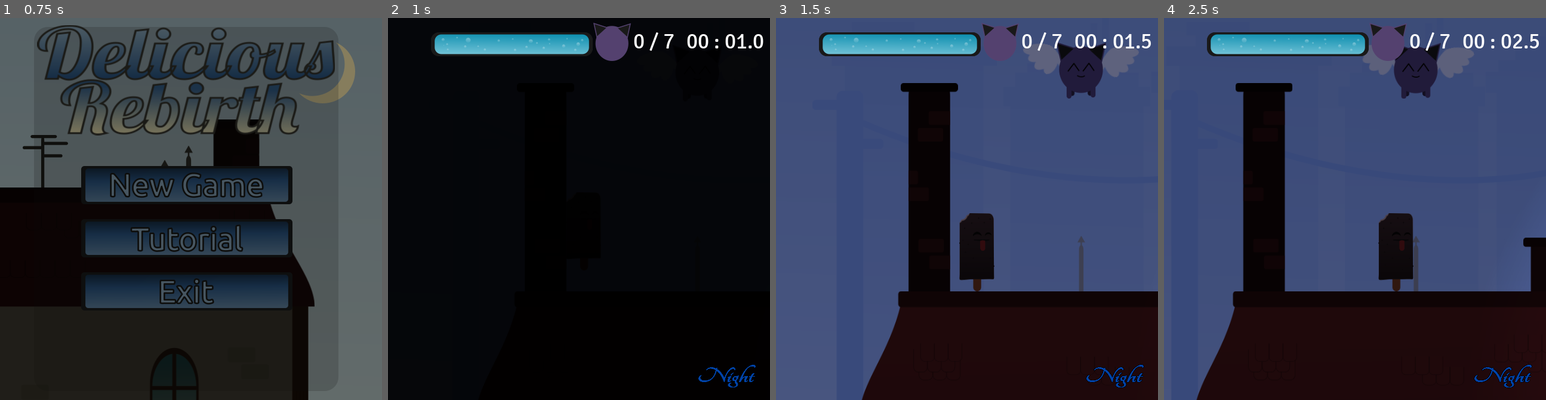
Above: before the commit, frames 1-4 (left to right).
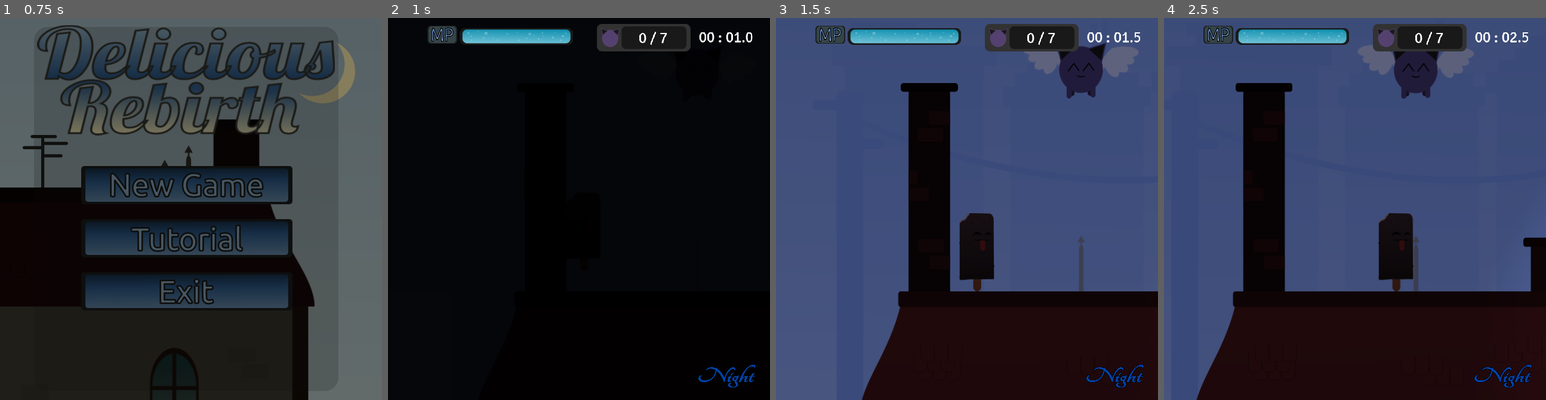
Above: after the commit, the same moments.

Repository: GodRabbit/DeliciousRebirth
Game: Godot game, scene res://scenes/gui/main_manu.tscn
The game is run twice, just before and just after one commit, with the same random seed, the same clock (stepped at 60 frames per second) and the same inputs.
Inputs (mouse positions are in pixels of both pictures, inside the frame that each line leads up to):
- Up to frame 1 (0.75 s): click (187, 186) at 0.5 s
- Up to frame 2 (1 s): no input
- Up to frame 3 (1.5 s): tap Enter (ui_accept) at 1.25 s; hold Right (ui_right) from 1.28 s (still down)
- Up to frame 4 (2.5 s): keep holding Right (ui_right); tap Enter (ui_accept) at 1.52, 2.27 s

Frame 1 is identical in both runs. In frame 2, 4.0% of the frame differs, in the area x 10-99%, y 1-12%; in frame 3, 5.0%; in frame 4, 5.1%.

Commit message:
Gui style + hidden cats

Diff:
--- a/scenes/gui/hud.tscn
+++ b/scenes/gui/hud.tscn
@@ -1,13 +1,14 @@
-[gd_scene load_steps=7 format=2]
+[gd_scene load_steps=8 format=2]
 
 [ext_resource path="res://scripts/gui/hud.gd" type="Script" id=1]
-[ext_resource path="res://images/gui/mp_empty.png" type="Texture" id=2]
-[ext_resource path="res://images/gui/mp_full.png" type="Texture" id=3]
-[ext_resource path="res://images/gui/hppy_cat_icon.png" type="Texture" id=4]
-[ext_resource path="res://themes/gui_labels.tres" type="Theme" id=5]
-[ext_resource path="res://images/gui/night_label.png" type="Texture" id=6]
+[ext_resource path="res://images/gui/night_label.png" type="Texture" id=2]
+[ext_resource path="res://images/gui/mp_empty.png" type="Texture" id=3]
+[ext_resource path="res://images/gui/mp_full.png" type="Texture" id=4]
+[ext_resource path="res://images/gui/mp_label.png" type="Texture" id=5]
+[ext_resource path="res://images/gui/kitten_house.png" type="Texture" id=6]
+[ext_resource path="res://themes/gui_labels.tres" type="Theme" id=7]
 
-[node name="hud" type="CanvasLayer"]
+[node name="hud" type="CanvasLayer" index="0"]
 
 layer = 1
 offset = Vector2( 0, 0 )
@@ -16,7 +17,31 @@
 transform = Transform2D( 1, 0, 0, 1, 0, 0 )
 script = ExtResource( 1 )
 
-[node name="mp_progress" type="TextureProgress" parent="." index="0"]
+[node name="time_of_day_label" type="Sprite" parent="." index="0"]
+
+position = Vector2( 568, 600 )
+scale = Vector2( 0.244032, 0.185366 )
+texture = ExtResource( 2 )
+
+[node name="top_control" type="Control" parent="." index="1"]
+
+anchor_left = 0.0
+anchor_top = 0.0
+anchor_right = 0.0
+anchor_bottom = 0.0
+margin_left = 70.0
+margin_right = 110.0
+margin_bottom = 40.0
+rect_scale = Vector2( 0.7, 0.7 )
+rect_pivot_offset = Vector2( 0, 0 )
+rect_clip_content = false
+mouse_filter = 0
+mouse_default_cursor_shape = 0
+size_flags_horizontal = 1
+size_flags_vertical = 1
+_sections_unfolded = [ "Rect" ]
+
+[node name="mp_progress" type="TextureProgress" parent="top_control" index="0"]
 
 anchor_left = 0.0
 anchor_top = 0.0
@@ -39,42 +64,30 @@
 value = 75.0
 exp_edit = false
 rounded = false
-texture_under = ExtResource( 2 )
+texture_under = ExtResource( 3 )
 texture_over = null
-texture_progress = ExtResource( 3 )
+texture_progress = ExtResource( 4 )
 radial_fill_degrees = 360.0
 radial_center_offset = Vector2( 0, 0 )
 nine_patch_stretch = false
 _sections_unfolded = [ "Textures" ]
 
-[node name="Label" type="Label" parent="mp_progress" index="0"]
+[node name="Sprite" type="Sprite" parent="top_control/mp_progress" index="0"]
+
+position = Vector2( -42, 16 )
+scale = Vector2( 0.379679, 0.457447 )
+texture = ExtResource( 5 )
+
+[node name="main_container" type="HBoxContainer" parent="top_control" index="1"]
 
 anchor_left = 0.0
 anchor_top = 0.0
 anchor_right = 0.0
 anchor_bottom = 0.0
-margin_right = 40.0
-margin_bottom = 14.0
-rect_pivot_offset = Vector2( 0, 0 )
-rect_clip_content = false
-mouse_filter = 2
-mouse_default_cursor_shape = 0
-size_flags_horizontal = 1
-size_flags_vertical = 4
-percent_visible = 1.0
-lines_skipped = 0
-max_lines_visible = -1
-
-[node name="main_container" type="HBoxContainer" parent="." index="1"]
-
-anchor_left = 0.0
-anchor_top = 0.0
-anchor_right = 0.0
-anchor_bottom = 0.0
-margin_left = 344.0
-margin_top = 8.0
-margin_right = 624.0
-margin_bottom = 72.0
+margin_left = 400.0
+margin_top = 14.0
+margin_right = 754.0
+margin_bottom = 80.0
 rect_pivot_offset = Vector2( 0, 0 )
 rect_clip_content = false
 mouse_filter = 1
@@ -85,88 +98,66 @@
 alignment = 1
 _sections_unfolded = [ "Anchor", "custom_constants" ]
 
-[node name="happy_cats_container" type="HBoxContainer" parent="main_container" index="0"]
+[node name="cat_container" type="TextureRect" parent="top_control/main_container" index="0"]
 
 anchor_left = 0.0
 anchor_top = 0.0
 anchor_right = 0.0
 anchor_bottom = 0.0
-margin_left = 7.0
-margin_right = 143.0
-margin_bottom = 64.0
+margin_right = 224.0
+margin_bottom = 66.0
 rect_pivot_offset = Vector2( 0, 0 )
 rect_clip_content = false
 mouse_filter = 1
 mouse_default_cursor_shape = 0
 size_flags_horizontal = 1
 size_flags_vertical = 1
-alignment = 0
+texture = ExtResource( 6 )
+stretch_mode = 0
+_sections_unfolded = [ "Rect" ]
 
-[node name="TextureRect" type="TextureRect" parent="main_container/happy_cats_container" index="0"]
+[node name="happy_cats_label" type="Label" parent="top_control/main_container/cat_container" index="0"]
 
 anchor_left = 0.0
 anchor_top = 0.0
 anchor_right = 0.0
 anchor_bottom = 0.0
-margin_right = 63.0
-margin_bottom = 64.0
-rect_pivot_offset = Vector2( 0, 0 )
-rect_clip_content = false
-mouse_filter = 1
-mouse_default_cursor_shape = 0
-size_flags_horizontal = 1
-size_flags_vertical = 1
-texture = ExtResource( 4 )
-stretch_mode = 0
-
-[node name="happy_cats_label" type="Label" parent="main_container/happy_cats_container" index="1"]
-
-anchor_left = 0.0
-anchor_top = 0.0
-anchor_right = 0.0
-anchor_bottom = 0.0
-margin_left = 67.0
-margin_top = 9.0
-margin_right = 136.0
-margin_bottom = 54.0
+margin_left = 100.0
+margin_top = 12.0
+margin_right = 169.0
+margin_bottom = 57.0
 rect_pivot_offset = Vector2( 0, 0 )
 rect_clip_content = false
 mouse_filter = 2
 mouse_default_cursor_shape = 0
 size_flags_horizontal = 1
 size_flags_vertical = 4
-theme = ExtResource( 5 )
+theme = ExtResource( 7 )
 text = "0 / 7"
 percent_visible = 1.0
 lines_skipped = 0
 max_lines_visible = -1
 _sections_unfolded = [ "Theme" ]
 
-[node name="timer_label" type="Label" parent="main_container" index="1"]
+[node name="timer_label" type="Label" parent="top_control/main_container" index="1"]
 
 anchor_left = 0.0
 anchor_top = 0.0
 anchor_right = 0.0
 anchor_bottom = 0.0
-margin_left = 163.0
-margin_top = 9.0
-margin_right = 273.0
-margin_bottom = 54.0
+margin_left = 244.0
+margin_top = 10.0
+margin_right = 354.0
+margin_bottom = 55.0
 rect_pivot_offset = Vector2( 0, 0 )
 rect_clip_content = false
 mouse_filter = 2
 mouse_default_cursor_shape = 0
 size_flags_horizontal = 1
 size_flags_vertical = 4
-theme = ExtResource( 5 )
+theme = ExtResource( 7 )
 text = "00:12.6"
 percent_visible = 1.0
 lines_skipped = 0
 max_lines_visible = -1
 _sections_unfolded = [ "Theme" ]
-
-[node name="time_of_day_label" type="Sprite" parent="." index="2"]
-
-position = Vector2( 568, 600 )
-scale = Vector2( 0.244032, 0.185366 )
-texture = ExtResource( 6 )
--- a/scenes/main_scene.tscn
+++ b/scenes/main_scene.tscn
@@ -15,10 +15,10 @@
 [ext_resource path="res://scenes/obstacles/chimney.tscn" type="PackedScene" id=13]
 [ext_resource path="res://scenes/obstacles/street_lamp.tscn" type="PackedScene" id=14]
 [ext_resource path="res://scenes/obstacles/platform.tscn" type="PackedScene" id=15]
-[ext_resource path="res://scenes/obstacles/fence_pole.tscn" type="PackedScene" id=16]
-[ext_resource path="res://scenes/obstacles/flame_ball.tscn" type="PackedScene" id=17]
-[ext_resource path="res://scenes/obstacles/high_chimney.tscn" type="PackedScene" id=18]
-[ext_resource path="res://scenes/obstacles/vanish_platform.tscn" type="PackedScene" id=19]
+[ext_resource path="res://scenes/obstacles/vanish_platform.tscn" type="PackedScene" id=16]
+[ext_resource path="res://scenes/obstacles/fence_pole.tscn" type="PackedScene" id=17]
+[ext_resource path="res://scenes/obstacles/flame_ball.tscn" type="PackedScene" id=18]
+[ext_resource path="res://scenes/obstacles/high_chimney.tscn" type="PackedScene" id=19]
 [ext_resource path="res://scenes/roof_top.tscn" type="PackedScene" id=20]
 [ext_resource path="res://scenes/happy_kitten.tscn" type="PackedScene" id=21]
 [ext_resource path="res://scenes/golden_kitten.tscn" type="PackedScene" id=22]
@@ -180,7 +180,7 @@
 } ]
 }
 
-[node name="main_scene" type="Node2D" index="0"]
+[node name="main_scene" type="Node2D"]
 
 pause_mode = 2
 modulate = Color( 0.980601, 0.951054, 0.792143, 1 )
@@ -212,7 +212,13 @@
 scale = Vector2( 1.73862, 1 )
 texture = ExtResource( 3 )
 
-[node name="back_city" type="Node2D" parent="." index="4"]
+[node name="higher_skies2" type="Sprite" parent="." index="4"]
+
+position = Vector2( 1790, -560 )
+scale = Vector2( 1.73862, 1 )
+texture = ExtResource( 3 )
+
+[node name="back_city" type="Node2D" parent="." index="5"]
 
 editor/display_folded = true
 
@@ -377,7 +383,7 @@
 position = Vector2( 6680, 990 )
 texture = ExtResource( 10 )
 
-[node name="roads" type="Node2D" parent="." index="5"]
+[node name="roads" type="Node2D" parent="." index="6"]
 
 pause_mode = 1
 editor/display_folded = true
@@ -404,7 +410,7 @@
 
 position = Vector2( 5110, 1370 )
 
-[node name="insta_death_platforms" type="Node2D" parent="." index="6"]
+[node name="insta_death_platforms" type="Node2D" parent="." index="7"]
 
 pause_mode = 1
 editor/display_folded = true
@@ -431,10 +437,9 @@
 
 position = Vector2( 4800, 760 )
 
-[node name="obstacles" type="Node2D" parent="." index="7"]
-
-pause_mode = 1
-editor/display_folded = true
+[node name="obstacles" type="Node2D" parent="." index="8"]
+
+pause_mode = 1
 _sections_unfolded = [ "Pause" ]
 
 [node name="chimney" parent="obstacles" index="0" instance=ExtResource( 13 )]
@@ -488,15 +493,35 @@
 
 position = Vector2( -2, 128 )
 
-[node name="platform6" parent="obstacles" index="8" instance=ExtResource( 15 )]
+[node name="platform10" parent="obstacles" index="8" instance=ExtResource( 15 )]
+
+position = Vector2( 2420, 60 )
+
+[node name="vanish_platform" parent="obstacles/platform10" index="2" instance=ExtResource( 16 )]
+
+position = Vector2( 0, 130 )
+
+[node name="platform11" parent="obstacles" index="9" instance=ExtResource( 15 )]
+
+position = Vector2( 2150, 60 )
+
+[node name="platform8" parent="obstacles/platform11" index="2" instance=ExtResource( 15 )]
+
+position = Vector2( 0, 140 )
+
+[node name="platform6" parent="obstacles" index="10" instance=ExtResource( 15 )]
 
 position = Vector2( 3980, 370 )
 
-[node name="platform7" parent="obstacles" index="9" instance=ExtResource( 15 )]
+[node name="platform8" parent="obstacles" index="11" instance=ExtResource( 15 )]
+
+position = Vector2( 1770, 130 )
+
+[node name="platform7" parent="obstacles" index="12" instance=ExtResource( 15 )]
 
 position = Vector2( 4520, 660 )
 
-[node name="platform5" parent="obstacles" index="10" instance=ExtResource( 15 )]
+[node name="platform5" parent="obstacles" index="13" instance=ExtResource( 15 )]
 
 position = Vector2( 3480, 790 )
 
@@ -510,20 +535,20 @@
 anims/left_right = SubResource( 2 )
 blend_times = [  ]
 
-[node name="fence_pole" parent="obstacles" index="11" instance=ExtResource( 16 )]
+[node name="fence_pole" parent="obstacles" index="14" instance=ExtResource( 17 )]
 
 position = Vector2( 630, 570 )
 
-[node name="fence_pole2" parent="obstacles" index="12" instance=ExtResource( 16 )]
+[node name="fence_pole2" parent="obstacles" index="15" instance=ExtResource( 17 )]
 
 position = Vector2( 2380, 620 )
 
-[node name="fence_pole_fireball" parent="obstacles" index="13" instance=ExtResource( 16 )]
+[node name="fence_pole_fireball" parent="obstacles" index="16" instance=ExtResource( 17 )]
 
 position = Vector2( 4310, 620 )
 _sections_unfolded = [ "Transform" ]
 
-[node name="flame_ball4" parent="obstacles/fence_pole_fireball" index="2" instance=ExtResource( 17 )]
+[node name="flame_ball4" parent="obstacles/fence_pole_fireball" index="2" instance=ExtResource( 18 )]
 
 position = Vector2( -40, -260 )
 
@@ -537,12 +562,12 @@
 anims/left_right = SubResource( 3 )
 blend_times = [  ]
 
-[node name="fence_pole_fireball2" parent="obstacles" index="14" instance=ExtResource( 16 )]
+[node name="fence_pole_fireball2" parent="obstacles" index="17" instance=ExtResource( 17 )]
 
 editor/display_folded = true
 position = Vector2( 5400, 620 )
 
-[node name="flame_ball4" parent="obstacles/fence_pole_fireball2" index="2" instance=ExtResource( 17 )]
+[node name="flame_ball4" parent="obstacles/fence_pole_fireball2" index="2" instance=ExtResource( 18 )]
 
 position = Vector2( -40, -260 )
 
@@ -556,12 +581,12 @@
 anims/left_right = SubResource( 4 )
 blend_times = [  ]
 
-[node name="fence_pole_fireball3" parent="obstacles" index="15" instance=ExtResource( 16 )]
+[node name="fence_pole_fireball3" parent="obstacles" index="18" instance=ExtResource( 17 )]
 
 editor/display_folded = true
 position = Vector2( 4890, 620 )
 
-[node name="flame_ball4" parent="obstacles/fence_pole_fireball3" index="2" instance=ExtResource( 17 )]
+[node name="flame_ball4" parent="obstacles/fence_pole_fireball3" index="2" instance=ExtResource( 18 )]
 
 position = Vector2( -40, -260 )
 
@@ -575,60 +600,61 @@
 anims/right_left = SubResource( 5 )
 blend_times = [  ]
 
-[node name="fence_pole3" parent="obstacles" index="16" instance=ExtResource( 16 )]
+[node name="fence_pole3" parent="obstacles" index="19" instance=ExtResource( 17 )]
 
 position = Vector2( 2510, 540 )
 
-[node name="high_chimney" parent="obstacles" index="17" instance=ExtResource( 18 )]
+[node name="high_chimney" parent="obstacles" index="20" instance=ExtResource( 19 )]
 
 position = Vector2( 310, 290 )
 
-[node name="high_chimney2" parent="obstacles" index="18" instance=ExtResource( 18 )]
+[node name="high_chimney2" parent="obstacles" index="21" instance=ExtResource( 19 )]
 
 position = Vector2( 5470, 330 )
 
-[node name="flame_ball" parent="obstacles" index="19" instance=ExtResource( 17 )]
+[node name="flame_ball" parent="obstacles" index="22" instance=ExtResource( 18 )]
 
 position = Vector2( 2340, 360 )
 
-[node name="flame_ball4" parent="obstacles" index="20" instance=ExtResource( 17 )]
+[node name="flame_ball4" parent="obstacles" index="23" instance=ExtResource( 18 )]
 
 position = Vector2( 2150, 580 )
 
-[node name="flame_ball2" parent="obstacles" index="21" instance=ExtResource( 17 )]
+[node name="flame_ball2" parent="obstacles" index="24" instance=ExtResource( 18 )]
 
 position = Vector2( 3400, 140 )
 
-[node name="flame_ball3" parent="obstacles" index="22" instance=ExtResource( 17 )]
+[node name="flame_ball3" parent="obstacles" index="25" instance=ExtResource( 18 )]
 
 position = Vector2( 3780, 560 )
 
-[node name="vanish_platform" parent="obstacles" index="23" instance=ExtResource( 19 )]
+[node name="vanish_platform" parent="obstacles" index="26" instance=ExtResource( 16 )]
 
 position = Vector2( 1160, 470 )
 
-[node name="vanish_platform2" parent="obstacles" index="24" instance=ExtResource( 19 )]
+[node name="vanish_platform2" parent="obstacles" index="27" instance=ExtResource( 16 )]
 
 position = Vector2( 2850, 490 )
 
-[node name="vanish_platform5" parent="obstacles" index="25" instance=ExtResource( 19 )]
+[node name="vanish_platform5" parent="obstacles" index="28" instance=ExtResource( 16 )]
 
 position = Vector2( 3750, 400 )
 
-[node name="vanish_platform6" parent="obstacles" index="26" instance=ExtResource( 19 )]
+[node name="vanish_platform6" parent="obstacles" index="29" instance=ExtResource( 16 )]
 
 position = Vector2( 3510, 280 )
 
-[node name="vanish_platform7" parent="obstacles" index="27" instance=ExtResource( 19 )]
+[node name="vanish_platform7" parent="obstacles" index="30" instance=ExtResource( 16 )]
 
 position = Vector2( 4510, 300 )
 
-[node name="vanish_platform8" parent="obstacles" index="28" instance=ExtResource( 19 )]
+[node name="vanish_platform8" parent="obstacles" index="31" instance=ExtResource( 16 )]
 
 position = Vector2( 4710, 590 )
 
-[node name="vanish_platform3" parent="obstacles" index="29" instance=ExtResource( 19 )]
-
+[node name="vanish_platform3" parent="obstacles" index="32" instance=ExtResource( 16 )]
+
+editor/display_folded = true
 position = Vector2( 3305.01, 392.135 )
 
 [node name="anim" type="AnimationPlayer" parent="obstacles/vanish_platform3" index="5"]
@@ -641,47 +667,47 @@
 anims/up_and_down = SubResource( 6 )
 blend_times = [  ]
 
-[node name="vanish_platform_pole" parent="obstacles" index="30" instance=ExtResource( 19 )]
+[node name="vanish_platform_pole" parent="obstacles" index="33" instance=ExtResource( 16 )]
 
 editor/display_folded = true
 show_behind_parent = true
 position = Vector2( 2610, 410 )
 _sections_unfolded = [ "Visibility" ]
 
-[node name="fence_pole3" parent="obstacles/vanish_platform_pole" index="5" instance=ExtResource( 16 )]
+[node name="fence_pole3" parent="obstacles/vanish_platform_pole" index="5" instance=ExtResource( 17 )]
 
 show_behind_parent = true
 position = Vector2( 50, -120 )
 _sections_unfolded = [ "Material", "Visibility" ]
 
-[node name="roof_top" parent="." index="8" instance=ExtResource( 20 )]
+[node name="roof_top" parent="." index="9" instance=ExtResource( 20 )]
 
 pause_mode = 1
 position = Vector2( 240, 670 )
 _sections_unfolded = [ "Collision", "Pause", "Pickable" ]
 
-[node name="roof_top2" parent="." index="9" instance=ExtResource( 20 )]
+[node name="roof_top2" parent="." index="10" instance=ExtResource( 20 )]
 
 pause_mode = 1
 position = Vector2( 1860, 670 )
 _sections_unfolded = [ "Collision", "Pause", "Pickable" ]
 house_id = 2
 
-[node name="roof_top3" parent="." index="10" instance=ExtResource( 20 )]
+[node name="roof_top3" parent="." index="11" instance=ExtResource( 20 )]
 
 pause_mode = 1
 position = Vector2( 3590, 660 )
 _sections_unfolded = [ "Collision", "Pause", "Pickable" ]
 house_id = 3
 
-[node name="roof_top4" parent="." index="11" instance=ExtResource( 20 )]
+[node name="roof_top4" parent="." index="12" instance=ExtResource( 20 )]
 
 pause_mode = 1
 position = Vector2( 4820, 660 )
 _sections_unfolded = [ "Collision", "Pause", "Pickable" ]
 house_id = 2
 
-[node name="kittens" type="Node2D" parent="." index="12"]
+[node name="kittens" type="Node2D" parent="." index="13"]
 
 pause_mode = 1
 _sections_unfolded = [ "Pause" ]
@@ -722,13 +748,17 @@
 
 position = Vector2( 4750, 1310 )
 
-[node name="player" parent="." index="13" instance=ExtResource( 23 )]
+[node name="golden_kitten3" parent="kittens" index="9" instance=ExtResource( 22 )]
+
+position = Vector2( 1800, -180 )
+
+[node name="player" parent="." index="14" instance=ExtResource( 23 )]
 
 pause_mode = 1
 position = Vector2( 390, 490 )
 _sections_unfolded = [ "Angular", "Collision", "Linear", "Pause", "Pickable", "Transform", "Visibility", "collision" ]
 
-[node name="anim" type="AnimationPlayer" parent="." index="14"]
+[node name="anim" type="AnimationPlayer" parent="." index="15"]
 
 pause_mode = 1
 root_node = NodePath("..")
@@ -740,12 +770,12 @@
 blend_times = [  ]
 _sections_unfolded = [ "Pause" ]
 
-[node name="game_menu" parent="." index="15" instance=ExtResource( 24 )]
+[node name="game_menu" parent="." index="16" instance=ExtResource( 24 )]
 
 pause_mode = 2
 _sections_unfolded = [ "Pause" ]
 
-[node name="you_won_screen" parent="." index="16" instance=ExtResource( 25 )]
+[node name="you_won_screen" parent="." index="17" instance=ExtResource( 25 )]
 
 pause_mode = 2
 _sections_unfolded = [ "Pause" ]
--- a/scripts/gui/hud.gd
+++ b/scripts/gui/hud.gd
@@ -1,9 +1,9 @@
 extends CanvasLayer
 
 # nodes:
-onready var mp_progress = $mp_progress
-onready var timer_label = $main_container/timer_label
-onready var happy_cats_label = $main_container/happy_cats_container/happy_cats_label
+onready var mp_progress = $top_control/mp_progress
+onready var timer_label = $top_control/main_container/timer_label
+onready var happy_cats_label = $top_control/main_container/cat_container/happy_cats_label
 onready var time_of_day_label = $time_of_day_label
 
 var player
Binary file added: images/gui/kitten_house.png
Not shown, added: images/gui/kitten_house.png.import
Binary file added: images/gui/mp_label.png
Not shown, added: images/gui/mp_label.png.import
Binary file added: images/gui/timer_house.png
Not shown, added: images/gui/timer_house.png.import
